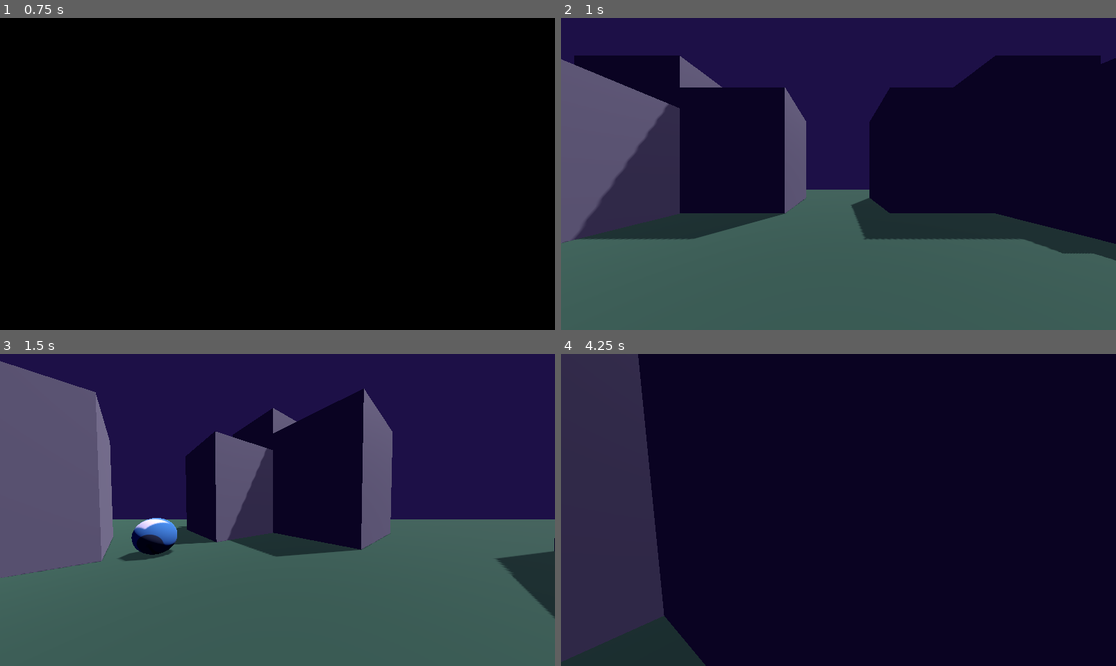
Above: before the commit, frames 1-4 (two rows, left to right).
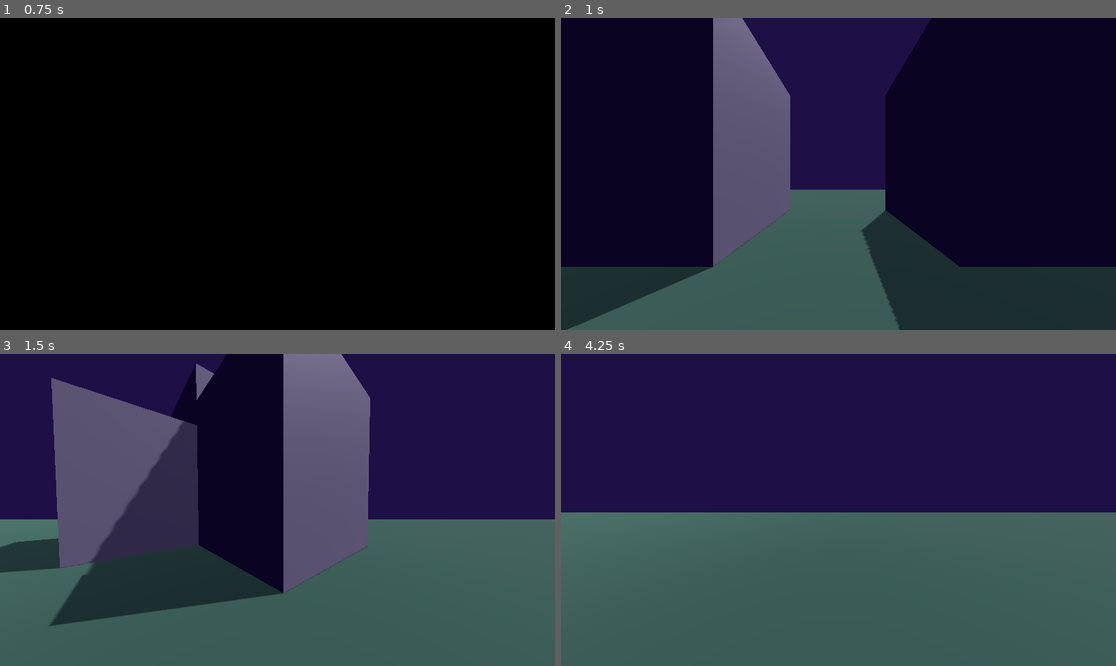
Above: after the commit, the same moments.

Repository: christian-suar/eyes-unseen
Game: Godot game, scene res://scenes/Area1.tscn
The game is run twice, just before and just after one commit, with the same random seed, the same clock (stepped at 60 frames per second) and the same inputs. The engine's default icon, where the game draws it, is replaced by a stand-in: a white triangle on a blue panel in a dark square.
Inputs (mouse positions are in pixels of both pictures, inside the frame that each line leads up to):
- Up to frame 1 (0.75 s): tap Enter at 0.5 s; move the mouse to (305, 174) at 0.52 s; hold W (move_forward) from 0.53 s (still down); tap E (Interact) at 0.6 s
- Up to frame 2 (1 s): keep holding W (move_forward); tap Space (jump) at 0.77 s
- Up to frame 3 (1.5 s): keep holding W (move_forward); move the mouse to (249, 510) at 1.27 s; click (249, 510) at 1.35 s
- Up to frame 4 (4.25 s): keep holding W (move_forward); tap Space (jump) at 1.52, 2, 3.02, 3.77 s; move the mouse to (849, 503) at 2.02 s; hold Shift (sprint) 2.03-2.78 s; move the mouse to (832, 516) at 2.77 s; tap E (Interact) at 2.85 s; tap Enter at 3.5 s; move the mouse to (877, 513) at 3.52 s; click (877, 513) at 3.6 s

Frame 1 is identical in both runs. In frame 2, 51% of the frame differs, in the area x 0-100%, y 0-100%; in frame 3, 41%; in frame 4, 100%.

Commit message:
added areas
added two areas for puzzles

Diff:
--- a/scenes/Area1.tscn
+++ b/scenes/Area1.tscn
@@ -8,7 +8,7 @@
 [ext_resource type="PackedScene" uid="uid://dxrbnj85tg60e" path="res://scenes/button1.tscn" id="6_kpur0"]
 
 [sub_resource type="NavigationMesh" id="NavigationMesh_iia8s"]
-vertices = PackedVector3Array(-52, 0.536461, 50.5, -51, 0.53 …(5317 unchanged characters)…  49, -2, 5.28646, 30.5, -2, 5.28646, 31.5, 2, 5.28646, 31.5, 2, 5.28646, 30.5, -1.75, 0.536461, 30.75, …(148 unchanged characters)…
+vertices = PackedVector3Array(-52, 0.536461, 50.5, -51, 0.53 …(5317 unchanged characters)…  49, -2, 5.28646, 30.5, -2, 5.28646, 31.75, 2.25, 5.28646, 31.75, 2.25, 5.28646, 30.5, -1.75, 0.536461, 30.75, …(148 unchanged characters)…
 polygons = [PackedInt32Array(1, 0, 2), PackedInt32Array(2, 0, 3), PackedInt32Array(5, 4, 6), PackedInt32Array(6, 4, 7), …(3924 unchanged characters)…
 
 [sub_resource type="StandardMaterial3D" id="StandardMaterial3D_eohih"]
@@ -28,10 +28,6 @@
 background_color = Color(0.113725, 0.0627451, 0.278431, 1)
 sky = SubResource("Sky_4q0gx")
 ambient_light_color = Color(0.0745098, 0.0313726, 0.184314, 1)
-
-[sub_resource type="NavigationMesh" id="NavigationMesh_aq5a4"]
-vertices = PackedVector3Array(-9.652, 1, -9.2, -9.652, 1, 9.3, 8.848, 1, 9.3, 8.848, 1, -9.2)
-polygons = [PackedInt32Array(3, 2, 0), PackedInt32Array(0, 2, 1)]
 
 [node name="Area1" type="Node3D"]
 script = ExtResource("1_ska0y")
@@ -94,17 +90,17 @@
 transform = Transform3D(4, 0, 0, 0, 4, 0, 0, 0, 4, 8, 2.036, 7)
 use_collision = true
 
+[node name="StatueEnemy1" parent="Area1NavRegion" instance=ExtResource("2_yqd2f")]
+transform = Transform3D(1, 0, 0, 0, 1, 0, 0, 0, 1, 3.6, 0, 16.7)
+
+[node name="building1" parent="Area1NavRegion" instance=ExtResource("3_8cyt7")]
+transform = Transform3D(1, 0, 0, 0, 1, 0, 0, 0, 1, 0, 1.4, 31)
+
 [node name="floor1" type="CSGBox3D" parent="Area1NavRegion"]
 transform = Transform3D(5, 0, 0, 0, 1, 0, 0, 0, 5, -1.5, -0.463539, 0)
 material_override = SubResource("StandardMaterial3D_eohih")
 use_collision = true
 size = Vector3(20.4, 1, 20.4)
-
-[node name="StatueEnemy1" parent="Area1NavRegion" instance=ExtResource("2_yqd2f")]
-transform = Transform3D(1, 0, 0, 0, 1, 0, 0, 0, 1, 3.6, 0, 16.7)
-
-[node name="building1" parent="Area1NavRegion" instance=ExtResource("3_8cyt7")]
-transform = Transform3D(1, 0, 0, 0, 1, 0, 0, 0, 1, 0, 1.4, 31)
 
 [node name="wall1" type="CSGBox3D" parent="Area1NavRegion"]
 transform = Transform3D(1, 0, 0, 0, 1, 0, 0, 0, 1, 50, 5, 0.2)
@@ -126,44 +122,76 @@
 use_collision = true
 size = Vector3(1, 10, 100)
 
+[node name="Area2NavRegion" type="NavigationRegion3D" parent="."]
+transform = Transform3D(1, 0, 0, 0, 1, 0, 0, 0, 1, 117.3, 0, 0)
+navigation_mesh = SubResource("NavigationMesh_iia8s")
+enabled = false
+
+[node name="floor1" type="CSGBox3D" parent="Area2NavRegion"]
+transform = Transform3D(5, 0, 0, 0, 1, 0, 0, 0, 5, -1.5, -0.463539, 0)
+material_override = SubResource("StandardMaterial3D_eohih")
+use_collision = true
+size = Vector3(20.4, 1, 20.4)
+
+[node name="wall1" type="CSGBox3D" parent="Area2NavRegion"]
+transform = Transform3D(1, 0, 0, 0, 1, 0, 0, 0, 1, 50, 5, 0.2)
+use_collision = true
+size = Vector3(1, 10, 100)
+
+[node name="wall2" type="CSGBox3D" parent="Area2NavRegion"]
+transform = Transform3D(1, 0, 0, 0, 1, 0, 0, 0, 1, -50, 5, 0)
+use_collision = true
+size = Vector3(1, 10, 100)
+
+[node name="wall3" type="CSGBox3D" parent="Area2NavRegion"]
+transform = Transform3D(-4.37114e-08, 0, 1, 0, 1, 0, -1, 0, -4.37114e-08, 0, 5, 50)
+use_collision = true
+size = Vector3(1, 10, 100)
+
+[node name="wall4" type="CSGBox3D" parent="Area2NavRegion"]
+transform = Transform3D(-4.37114e-08, 0, 1, 0, 1, 0, -1, 0, -4.37114e-08, 0, 5, -50)
+use_collision = true
+size = Vector3(1, 10, 100)
+
+[node name="Area3NavRegion" type="NavigationRegion3D" parent="."]
+transform = Transform3D(1, 0, 0, 0, 1, 0, 0, 0, 1, -121.4, 0, 0)
+navigation_mesh = SubResource("NavigationMesh_iia8s")
+enabled = false
+
+[node name="floor1" type="CSGBox3D" parent="Area3NavRegion"]
+transform = Transform3D(5, 0, 0, 0, 1, 0, 0, 0, 5, -1.5, -0.463539, 0)
+material_override = SubResource("StandardMaterial3D_eohih")
+use_collision = true
+size = Vector3(20.4, 1, 20.4)
+
+[node name="wall1" type="CSGBox3D" parent="Area3NavRegion"]
+transform = Transform3D(1, 0, 0, 0, 1, 0, 0, 0, 1, 50, 5, 0.2)
+use_collision = true
+size = Vector3(1, 10, 100)
+
+[node name="wall2" type="CSGBox3D" parent="Area3NavRegion"]
+transform = Transform3D(1, 0, 0, 0, 1, 0, 0, 0, 1, -50, 5, 0)
+use_collision = true
+size = Vector3(1, 10, 100)
+
+[node name="wall3" type="CSGBox3D" parent="Area3NavRegion"]
+transform = Transform3D(-4.37114e-08, 0, 1, 0, 1, 0, -1, 0, -4.37114e-08, 0, 5, 50)
+use_collision = true
+size = Vector3(1, 10, 100)
+
+[node name="wall4" type="CSGBox3D" parent="Area3NavRegion"]
+transform = Transform3D(-4.37114e-08, 0, 1, 0, 1, 0, -1, 0, -4.37114e-08, 0, 5, -50)
+use_collision = true
+size = Vector3(1, 10, 100)
+
 [node name="WorldEnvironment" type="WorldEnvironment" parent="."]
 environment = SubResource("Environment_skmeg")
 
 [node name="TempPlayer" parent="." instance=ExtResource("4_vtth7")]
-transform = Transform3D(1, 0, 0, 0, 1, 0, 0, 0, 1, 0, 1.05115, 7.82566)
-
-[node name="NavigationRegion3D" type="NavigationRegion3D" parent="."]
-transform = Transform3D(5, 0, 0, 0, 1, 0, 0, 0, 5, 101.51, -0.464, -0.1)
-navigation_mesh = SubResource("NavigationMesh_aq5a4")
-use_edge_connections = false
-
-[node name="floor2" type="CSGBox3D" parent="NavigationRegion3D"]
-material_override = SubResource("StandardMaterial3D_eohih")
-use_collision = true
-size = Vector3(20.4, 1, 20.4)
-
-[node name="wall5" type="CSGBox3D" parent="NavigationRegion3D"]
-transform = Transform3D(0.2, 0, 0, 0, 1, 0, 0, 0, 0.2, -10.302, 5.464, 0.04)
-use_collision = true
-size = Vector3(1, 10, 100)
-
-[node name="wall6" type="CSGBox3D" parent="NavigationRegion3D"]
-transform = Transform3D(0.2, 0, 0, 0, 1, 0, 0, 0, 0.2, 9.698, 5.464, 0)
-use_collision = true
-size = Vector3(1, 10, 100)
-
-[node name="wall7" type="CSGBox3D" parent="NavigationRegion3D"]
-transform = Transform3D(-8.74228e-09, 0, 0.2, 0, 1, 0, -0.2, 0, -8.74228e-09, -0.302002, 5.464, 10)
-use_collision = true
-size = Vector3(1, 10, 100)
-
-[node name="wall8" type="CSGBox3D" parent="NavigationRegion3D"]
-transform = Transform3D(-8.74228e-09, 0, 0.2, 0, 1, 0, -0.2, 0, -8.74228e-09, -0.302002, 5.464, -10)
-use_collision = true
-size = Vector3(1, 10, 100)
+transform = Transform3D(1, 0, 0, 0, 1, 0, 0, 0, 1, 0, 1.05115, 4.42566)
 
 [node name="Enemy1" parent="." instance=ExtResource("5_fq4h4")]
-transform = Transform3D(1, 0, 0, 0, 1, 0, 0, 0, 1, -8.14413, 0.052853, 5.18696)
+transform = Transform3D(1, 0, 0, 0, 1, 0, 0, 0, 1, -27.3441, 0.052853, -29.513)
 
 [node name="button1" parent="." instance=ExtResource("6_kpur0")]
 transform = Transform3D(1, 0, 0, 0, 1, 0, 0, 0, 1, 22.2, 0, 27.8)
Not shown: 1 places in scenes/Area1.tscn that only renumber resources
